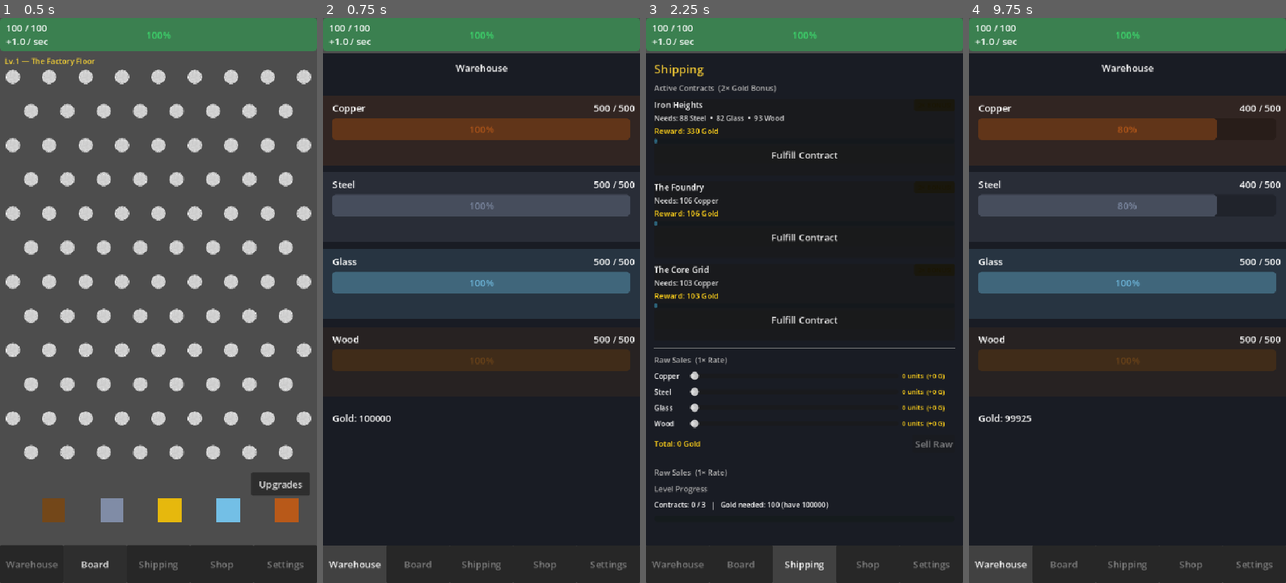
Above: before the commit, frames 1-4 (left to right).
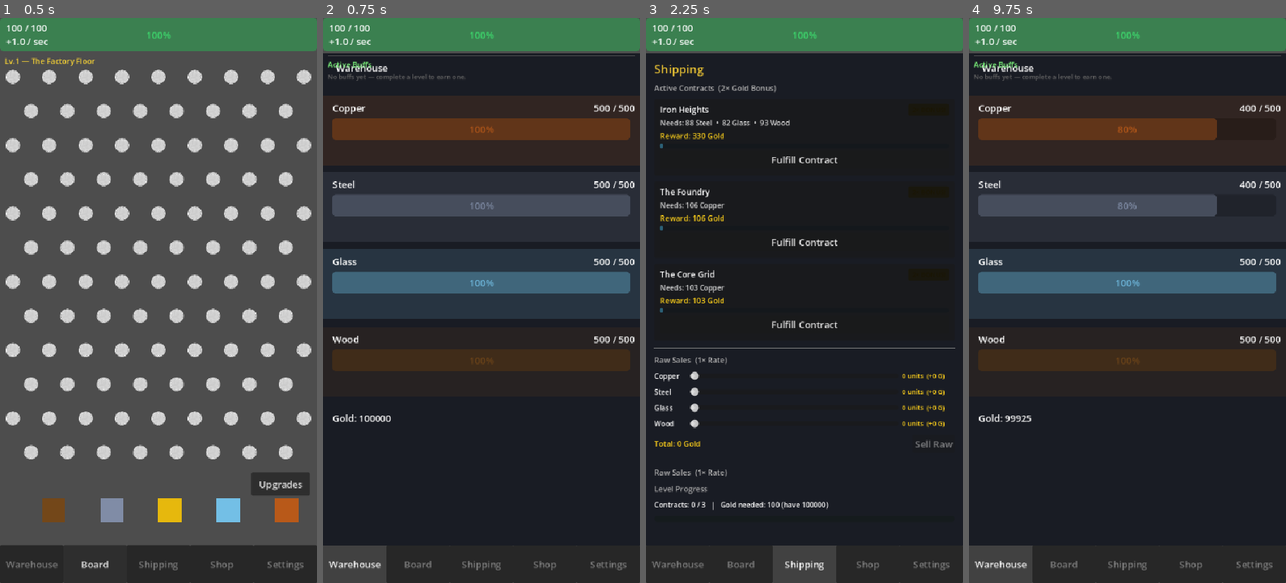
Above: after the commit, the same moments.

Repository: RafaelNTeixeira/ScrapFall
Game: Godot game, scene res://scenes/Main.tscn
The game is run twice, just before and just after one commit, with the same random seed, the same clock (stepped at 60 frames per second) and the same inputs.
Inputs:
- Up to frame 1 (0.5 s): no input
- Up to frame 2 (0.75 s): click "Warehouse" at 0.5 s
- Up to frame 3 (2.25 s): click "Board" at 1.25 s; click "Shipping" at 2 s
- Up to frame 4 (9.75 s): click "Shop" at 2.75 s; click "Open Crate" at 3.5 s; click "Factory ✓" at 4.25 s; click "Cyberpunk" at 5 s; click "Steampunk" at 5.75 s; click "Zen" at 6.5 s; click "Tier 1 → 50% (200 G)" at 7.25 s; click "Upgrades" at 8 s; click "Buy" at 8.75 s; click "Warehouse" at 9.5 s

Frame 1 is identical in both runs. In frame 2, 0.6% of the frame differs, in the area x 1-99%, y 6-12%; in frame 3, 3.1%, in the area x 2-96%, y 14-55%; in frame 4, 0.6%.

Commit message:
fix: Fixed padding in buff section; Added padding to contracts containers; Added buff section to wareshouse panel

Diff:
--- a/scenes/WarehousePanel.tscn
+++ b/scenes/WarehousePanel.tscn
@@ -14,7 +14,8 @@
 
 [node name="TitleLabel" type="Label" parent="." unique_id=1770693474]
 layout_mode = 0
-offset_right = 540.0
+offset_left = 16.0
+offset_right = 117.0
 offset_bottom = 49.0
 text = "Warehouse"
 horizontal_alignment = 1
--- a/scripts/LevelTransitionUI.gd
+++ b/scripts/LevelTransitionUI.gd
@@ -9,16 +9,19 @@
 
 signal transition_complete()
 
-var _confirm_panel: Control
-var _buff_panel:    Control
-var _buff_ids:      Array = []
+var _confirm_panel:  Control
+var _buff_panel:     Control
+var _buff_ids:       Array = []
+
+# Stored refs — avoids fragile tree-walk in _refresh_confirm_text / _show_buff_picker
+var _confirm_title: Label
+var _confirm_body:  Label
+var _cards_box:     VBoxContainer
 
 func _ready() -> void:
-	# Fill entire screen and render above everything
 	set_anchors_and_offsets_preset(Control.PRESET_FULL_RECT)
 	z_index      = 100
 	visible      = false
-	# This node itself passes clicks through; children handle blocking
 	mouse_filter = Control.MOUSE_FILTER_IGNORE
 
 	_build_confirm_panel()
@@ -36,66 +39,69 @@
 	_refresh_confirm_text()
 
 # -----------------------------------------------------------------------------
-# Overlay helper — fills this Control (which fills the screen)
+# Dark semi-transparent overlay that blocks clicks
 # -----------------------------------------------------------------------------
 func _make_overlay() -> ColorRect:
-	var overlay            := ColorRect.new()
+	var overlay          := ColorRect.new()
 	overlay.set_anchors_and_offsets_preset(Control.PRESET_FULL_RECT)
-	overlay.color          = Color(0.0, 0.0, 0.0, 0.80)
-	overlay.mouse_filter   = Control.MOUSE_FILTER_STOP
+	overlay.color        = Color(0.0, 0.0, 0.0, 0.80)
+	overlay.mouse_filter = Control.MOUSE_FILTER_STOP
 	return overlay
 
 # -----------------------------------------------------------------------------
-# Centered card helper — a PanelContainer pinned to screen center
-# -----------------------------------------------------------------------------
-func _make_center_card(width: float) -> PanelContainer:
-	var card               := PanelContainer.new()
-	# Anchor to center, extend left/right by half width
-	card.set_anchor(SIDE_LEFT,   0.5)
-	card.set_anchor(SIDE_RIGHT,  0.5)
-	card.set_anchor(SIDE_TOP,    0.5)
-	card.set_anchor(SIDE_BOTTOM, 0.5)
-	card.set_offset(SIDE_LEFT,  -width * 0.5)
-	card.set_offset(SIDE_RIGHT,  width * 0.5)
-	card.set_offset(SIDE_TOP,   -220.0)
-	card.set_offset(SIDE_BOTTOM, 220.0)
-	card.mouse_filter      = Control.MOUSE_FILTER_STOP
+# Create a card that auto-sizes to its content and is centred on screen.
+# Uses CenterContainer so the PanelContainer size is driven by its children,
+# not by a hard-coded offset — this eliminates blank space at the bottom.
+# Returns the inner PanelContainer. The CenterContainer is added to `parent`.
+# -----------------------------------------------------------------------------
+func _make_center_card(parent: Control, width: float) -> PanelContainer:
+	var center := CenterContainer.new()
+	center.set_anchors_and_offsets_preset(Control.PRESET_FULL_RECT)
+	center.mouse_filter = Control.MOUSE_FILTER_IGNORE
+	parent.add_child(center)
+
+	var card := PanelContainer.new()
+	card.custom_minimum_size = Vector2(width, 0.0)   # height driven by content
+	card.mouse_filter        = Control.MOUSE_FILTER_STOP
+	center.add_child(card)
 	return card
 
 # -----------------------------------------------------------------------------
 # Confirmation panel
 # -----------------------------------------------------------------------------
 func _build_confirm_panel() -> void:
-	# Container — dark overlay that blocks clicks
-	_confirm_panel = _make_overlay()
+	_confirm_panel         = _make_overlay()
 	_confirm_panel.visible = false
 	add_child(_confirm_panel)
 
-	# Centered white card on top
-	var card := _make_center_card(320.0)
-	_confirm_panel.add_child(card)
+	var card := _make_center_card(_confirm_panel, 320.0)
+
+	var margin := MarginContainer.new()
+	margin.add_theme_constant_override("margin_left",   16)
+	margin.add_theme_constant_override("margin_right",  16)
+	margin.add_theme_constant_override("margin_top",    16)
+	margin.add_theme_constant_override("margin_bottom", 16)
+	card.add_child(margin)
 
 	var vbox := VBoxContainer.new()
 	vbox.add_theme_constant_override("separation", 12)
-	card.add_child(vbox)
-
-	var title := Label.new()
-	title.name                  = "Title"
-	title.horizontal_alignment  = HORIZONTAL_ALIGNMENT_CENTER
-	title.add_theme_font_size_override("font_size", 20)
-	title.add_theme_color_override("font_color", Color(1.0, 0.85, 0.2))
-	vbox.add_child(title)
-
-	var body := Label.new()
-	body.name                   = "Body"
-	body.autowrap_mode          = TextServer.AUTOWRAP_WORD_SMART
-	body.horizontal_alignment   = HORIZONTAL_ALIGNMENT_CENTER
-	body.add_theme_font_size_override("font_size", 13)
-	vbox.add_child(body)
+	margin.add_child(vbox)
+
+	_confirm_title = Label.new()
+	_confirm_title.horizontal_alignment = HORIZONTAL_ALIGNMENT_CENTER
+	_confirm_title.add_theme_font_size_override("font_size", 20)
+	_confirm_title.add_theme_color_override("font_color", Color(1.0, 0.85, 0.2))
+	vbox.add_child(_confirm_title)
+
+	_confirm_body = Label.new()
+	_confirm_body.autowrap_mode        = TextServer.AUTOWRAP_WORD_SMART
+	_confirm_body.horizontal_alignment = HORIZONTAL_ALIGNMENT_CENTER
+	_confirm_body.add_theme_font_size_override("font_size", 13)
+	vbox.add_child(_confirm_body)
 
 	var warn := Label.new()
-	warn.text                   = "⚠  Resources reset to 0.\nGold, upgrades and buffs are kept."
-	warn.horizontal_alignment   = HORIZONTAL_ALIGNMENT_CENTER
+	warn.text               = "⚠  Resources reset to 0.\nGold, upgrades and buffs are kept."
+	warn.horizontal_alignment = HORIZONTAL_ALIGNMENT_CENTER
 	warn.add_theme_font_size_override("font_size", 12)
 	warn.add_theme_color_override("font_color", Color(1.0, 0.5, 0.3))
 	vbox.add_child(warn)
@@ -112,33 +118,20 @@
 	btn_row.add_child(cancel_btn)
 
 	var confirm_btn := Button.new()
-	confirm_btn.text            = "Let's Go! →"
+	confirm_btn.text               = "Let's Go! →"
 	confirm_btn.custom_minimum_size = Vector2(140.0, 44.0)
 	confirm_btn.add_theme_color_override("font_color", Color(0.1, 0.1, 0.1))
-	confirm_btn.modulate        = Color(1.0, 0.85, 0.2)
+	confirm_btn.modulate           = Color(1.0, 0.85, 0.2)
 	confirm_btn.pressed.connect(_on_confirm)
 	btn_row.add_child(confirm_btn)
 
 func _refresh_confirm_text() -> void:
-	var next_level:   int    = LevelManager.current_level + 1
-	var layout_idx:   int    = mini(next_level - 1, LevelManager.LAYOUTS.size() - 1)
-	var layout_name:  String = LevelManager.LAYOUTS[layout_idx].get("name", "Unknown")
-
-	# Walk the node path safely
-	var card: Node = _confirm_panel.get_child(0)   # the centered card
-	if card == null:
-		return
-	var vbox: Node = card.get_child(0)
-	if vbox == null:
-		return
-
-	var title: Label = vbox.get_node_or_null("Title")
-	var body:  Label = vbox.get_node_or_null("Body")
-	if title:
-		title.text = "Advance to Level %d?" % next_level
-	if body:
-		body.text  = "Next board: \"%s\"\n\nComplete this level and you will\nchoose a permanent buff." \
-					 % [layout_name]
+	var next_level:  int    = LevelManager.current_level + 1
+	var layout_idx:  int    = mini(next_level - 1, LevelManager.LAYOUTS.size() - 1)
+	var layout_name: String = LevelManager.LAYOUTS[layout_idx].get("name", "Unknown")
+	_confirm_title.text = "Advance to Level %d?" % next_level
+	_confirm_body.text  = "Next board: \"%s\"\n\nComplete this level and you will\nchoose a permanent buff." \
+						  % [layout_name]
 
 # -----------------------------------------------------------------------------
 # Buff picker panel
@@ -148,52 +141,47 @@
 	_buff_panel.visible = false
 	add_child(_buff_panel)
 
-	var card := _make_center_card(350.0)
-	card.set_offset(SIDE_TOP,    -280.0)
-	card.set_offset(SIDE_BOTTOM,  280.0)
-	_buff_panel.add_child(card)
-
-	var scroll := ScrollContainer.new()
-	scroll.set_anchors_and_offsets_preset(Control.PRESET_FULL_RECT)
-	card.add_child(scroll)
+	var card := _make_center_card(_buff_panel, 350.0)
+
+	var margin := MarginContainer.new()
+	margin.add_theme_constant_override("margin_left",   14)
+	margin.add_theme_constant_override("margin_right",  14)
+	margin.add_theme_constant_override("margin_top",    14)
+	margin.add_theme_constant_override("margin_bottom", 14)
+	card.add_child(margin)
 
 	var vbox := VBoxContainer.new()
 	vbox.size_flags_horizontal = Control.SIZE_EXPAND_FILL
 	vbox.add_theme_constant_override("separation", 10)
-	scroll.add_child(vbox)
+	margin.add_child(vbox)
 
 	var title := Label.new()
-	title.text                  = "Choose a Permanent Buff"
-	title.horizontal_alignment  = HORIZONTAL_ALIGNMENT_CENTER
+	title.text                 = "Choose a Permanent Buff"
+	title.horizontal_alignment = HORIZONTAL_ALIGNMENT_CENTER
 	title.add_theme_font_size_override("font_size", 18)
 	title.add_theme_color_override("font_color", Color(0.5, 1.0, 0.5))
 	vbox.add_child(title)
 
 	var sub := Label.new()
-	sub.text                    = "This bonus carries into every future level."
-	sub.horizontal_alignment    = HORIZONTAL_ALIGNMENT_CENTER
+	sub.text                 = "This bonus carries into every future level."
+	sub.horizontal_alignment = HORIZONTAL_ALIGNMENT_CENTER
 	sub.add_theme_font_size_override("font_size", 11)
 	sub.add_theme_color_override("font_color", Color(0.6, 0.6, 0.6))
 	vbox.add_child(sub)
 
-	var cards_box := VBoxContainer.new()
-	cards_box.name              = "CardsBox"
-	cards_box.add_theme_constant_override("separation", 8)
-	vbox.add_child(cards_box)
+	_cards_box = VBoxContainer.new()
+	_cards_box.add_theme_constant_override("separation", 8)
+	vbox.add_child(_cards_box)
 
 func _show_buff_picker() -> void:
 	_buff_ids = BuffManager.get_random_picks()
 	_confirm_panel.visible = false
 	_buff_panel.visible    = true
 
-	var cards_box: Node = _buff_panel.get_child(0).get_child(0) \
-		.get_child(0).get_node_or_null("CardsBox")
-	if cards_box == null:
-		return
-	for child in cards_box.get_children():
+	for child in _cards_box.get_children():
 		child.queue_free()
 	for buff_id in _buff_ids:
-		cards_box.add_child(_make_buff_card(buff_id))
+		_cards_box.add_child(_make_buff_card(buff_id))
 
 func _make_buff_card(buff_id: String) -> Control:
 	var def: Dictionary = BuffManager.BUFFS[buff_id]
@@ -205,10 +193,10 @@
 	card.add_child(hbox)
 
 	var icon := Label.new()
-	icon.text                  = def.get("icon", "✦")
+	icon.text                = def.get("icon", "✦")
 	icon.add_theme_font_size_override("font_size", 28)
-	icon.vertical_alignment    = VERTICAL_ALIGNMENT_CENTER
-	icon.custom_minimum_size   = Vector2(40.0, 0.0)
+	icon.vertical_alignment  = VERTICAL_ALIGNMENT_CENTER
+	icon.custom_minimum_size = Vector2(40.0, 0.0)
 	hbox.add_child(icon)
 
 	var vbox := VBoxContainer.new()
@@ -227,11 +215,11 @@
 	desc_lbl.add_theme_color_override("font_color", Color(0.7, 0.7, 0.7))
 	vbox.add_child(desc_lbl)
 
-	var count: int = BuffManager.stack_count(buff_id)
-	var stat_lbl   := Label.new()
+	var count: int   = BuffManager.stack_count(buff_id)
+	var stat_lbl     := Label.new()
 	if count > 0:
 		var cur: float = BuffManager.stacked_value(buff_id)
-		stat_lbl.text = "Now: +%.0f%s  →  After: +%.0f%s" % [
+		stat_lbl.text  = "Now: +%.0f%s  →  After: +%.0f%s" % [
 			cur, def["stat_unit"],
 			cur + def["stat_per_stack"], def["stat_unit"]
 		]
@@ -243,7 +231,7 @@
 	vbox.add_child(stat_lbl)
 
 	var pick_btn := Button.new()
-	pick_btn.text    = "Pick"
+	pick_btn.text              = "Pick"
 	pick_btn.custom_minimum_size = Vector2(70.0, 0.0)
 	pick_btn.pressed.connect(func(): _on_buff_picked(buff_id))
 	hbox.add_child(pick_btn)
--- a/scripts/ShippingUI.gd
+++ b/scripts/ShippingUI.gd
@@ -92,8 +92,16 @@
 	var panel := PanelContainer.new()
 	panel.custom_minimum_size = Vector2(0.0, 130.0)
 
+	# Inner padding so content doesn't press against the card border
+	var inner := MarginContainer.new()
+	inner.add_theme_constant_override("margin_left",   10)
+	inner.add_theme_constant_override("margin_right",  10)
+	inner.add_theme_constant_override("margin_top",     8)
+	inner.add_theme_constant_override("margin_bottom",  8)
+	panel.add_child(inner)
+
 	var vbox := VBoxContainer.new()
-	panel.add_child(vbox)
+	inner.add_child(vbox)
 
 	# Row 1: Faction name + 2× badge
 	var top_row := HBoxContainer.new()
--- a/scripts/WarehouseUI.gd
+++ b/scripts/WarehouseUI.gd
@@ -33,6 +33,120 @@
 	GameManager.gold_changed.connect(_on_gold_changed)
 	_on_gold_changed(GameManager.gold)
 
+	_build_buff_section()
+	BuffManager.buffs_changed.connect(_refresh_buffs)
+	_refresh_buffs()
+
 func _on_gold_changed(new_total: float) -> void:
 	if _gold_label:
 		_gold_label.text = "Gold: %d" % int(new_total)
+
+# -----------------------------------------------------------------------------
+# Active buffs section — anchored below the resource bars.
+# Adjust the SIDE_TOP anchor (0.62) if your bars occupy more/less space.
+# -----------------------------------------------------------------------------
+var _buff_list: VBoxContainer
+
+func _build_buff_section() -> void:
+	var section := Control.new()
+	section.set_anchor_and_offset(SIDE_LEFT,   0.0,  8.0)
+	section.set_anchor_and_offset(SIDE_RIGHT,  1.0, -8.0)
+	section.set_anchor_and_offset(SIDE_TOP,    0.62, 4.0)
+	section.set_anchor_and_offset(SIDE_BOTTOM, 1.0, -8.0)
+	add_child(section)
+
+	# Thin separator at the top edge
+	var sep := ColorRect.new()
+	sep.color = Color(0.35, 0.35, 0.35, 0.8)
+	sep.set_anchor_and_offset(SIDE_LEFT,   0.0, 0.0)
+	sep.set_anchor_and_offset(SIDE_RIGHT,  1.0, 0.0)
+	sep.set_anchor_and_offset(SIDE_TOP,    0.0, 0.0)
+	sep.set_anchor_and_offset(SIDE_BOTTOM, 0.0, 1.0)
+	sep.mouse_filter = Control.MOUSE_FILTER_IGNORE
+	section.add_child(sep)
+
+	var scroll := ScrollContainer.new()
+	scroll.set_anchor_and_offset(SIDE_LEFT,   0.0, 0.0)
+	scroll.set_anchor_and_offset(SIDE_RIGHT,  1.0, 0.0)
+	scroll.set_anchor_and_offset(SIDE_TOP,    0.0, 6.0)
+	scroll.set_anchor_and_offset(SIDE_BOTTOM, 1.0, 0.0)
+	section.add_child(scroll)
+
+	var outer_vbox := VBoxContainer.new()
+	outer_vbox.size_flags_horizontal = Control.SIZE_EXPAND_FILL
+	outer_vbox.add_theme_constant_override("separation", 4)
+	scroll.add_child(outer_vbox)
+
+	var header := Label.new()
+	header.text = "Active Buffs"
+	header.add_theme_font_size_override("font_size", 13)
+	header.add_theme_color_override("font_color", Color(0.5, 1.0, 0.5))
+	outer_vbox.add_child(header)
+
+	_buff_list = VBoxContainer.new()
+	_buff_list.size_flags_horizontal = Control.SIZE_EXPAND_FILL
+	_buff_list.add_theme_constant_override("separation", 3)
+	outer_vbox.add_child(_buff_list)
+
+func _refresh_buffs() -> void:
+	if not _buff_list:
+		return
+	for child in _buff_list.get_children():
+		child.queue_free()
+
+	var any_active: bool = false
+	for buff_id in BuffManager.BUFFS:
+		var count: int = BuffManager.stack_count(buff_id)
+		if count <= 0:
+			continue
+		any_active = true
+		var def: Dictionary = BuffManager.BUFFS[buff_id]
+
+		var row := HBoxContainer.new()
+		row.add_theme_constant_override("separation", 5)
+		_buff_list.add_child(row)
+
+		# Icon
+		var icon_lbl := Label.new()
+		icon_lbl.text = def.get("icon", "✦")
+		icon_lbl.add_theme_font_size_override("font_size", 12)
+		icon_lbl.custom_minimum_size = Vector2(22.0, 0.0)
+		row.add_child(icon_lbl)
+
+		# Name (expands to fill available width)
+		var name_lbl := Label.new()
+		name_lbl.text = def["label"]
+		name_lbl.add_theme_font_size_override("font_size", 11)
+		name_lbl.size_flags_horizontal = Control.SIZE_EXPAND_FILL
+		row.add_child(name_lbl)
+
+		# Stack badge — only when count > 1
+		if count > 1:
+			var badge := Label.new()
+			badge.text = "×%d" % count
+			badge.add_theme_font_size_override("font_size", 11)
+			badge.add_theme_color_override("font_color", Color(1.0, 0.85, 0.2))
+			row.add_child(badge)
+
+		# Accumulated stat value
+		var val: float   = BuffManager.stacked_value(buff_id)
+		var unit: String = def.get("stat_unit", "")
+		var stat_lbl     := Label.new()
+		# Boolean-style buffs (empty unit, 1.0 per stack) → show "Active" / "Active ×N"
+		if unit == "" and def.get("stat_per_stack", 1.0) == 1.0:
+			stat_lbl.text = "Active" if count == 1 else "Active ×%d" % count
+		else:
+			stat_lbl.text = "+%.0f%s" % [val, unit]
+		stat_lbl.add_theme_font_size_override("font_size", 11)
+		stat_lbl.add_theme_color_override("font_color", Color(0.4, 0.9, 0.6))
+		stat_lbl.custom_minimum_size  = Vector2(72.0, 0.0)
+		stat_lbl.horizontal_alignment = HORIZONTAL_ALIGNMENT_RIGHT
+		row.add_child(stat_lbl)
+
+	if not any_active:
+		var none_lbl := Label.new()
+		none_lbl.text = "No buffs yet — complete a level to earn one."
+		none_lbl.add_theme_font_size_override("font_size", 11)
+		none_lbl.add_theme_color_override("font_color", Color(0.4, 0.4, 0.4))
+		none_lbl.autowrap_mode = TextServer.AUTOWRAP_WORD_SMART
+		_buff_list.add_child(none_lbl)
